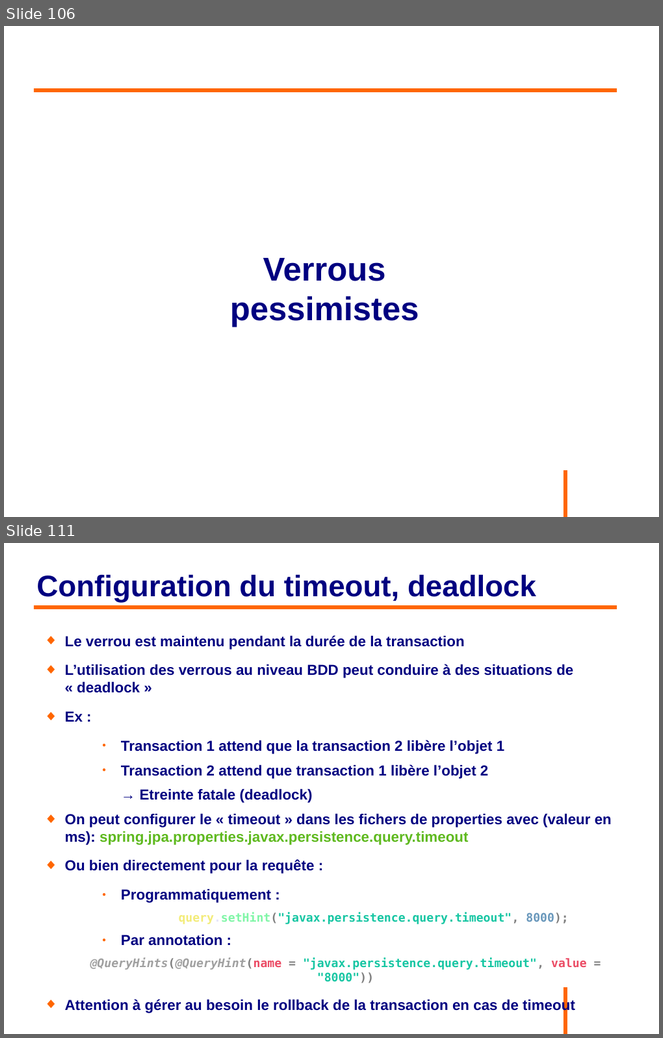
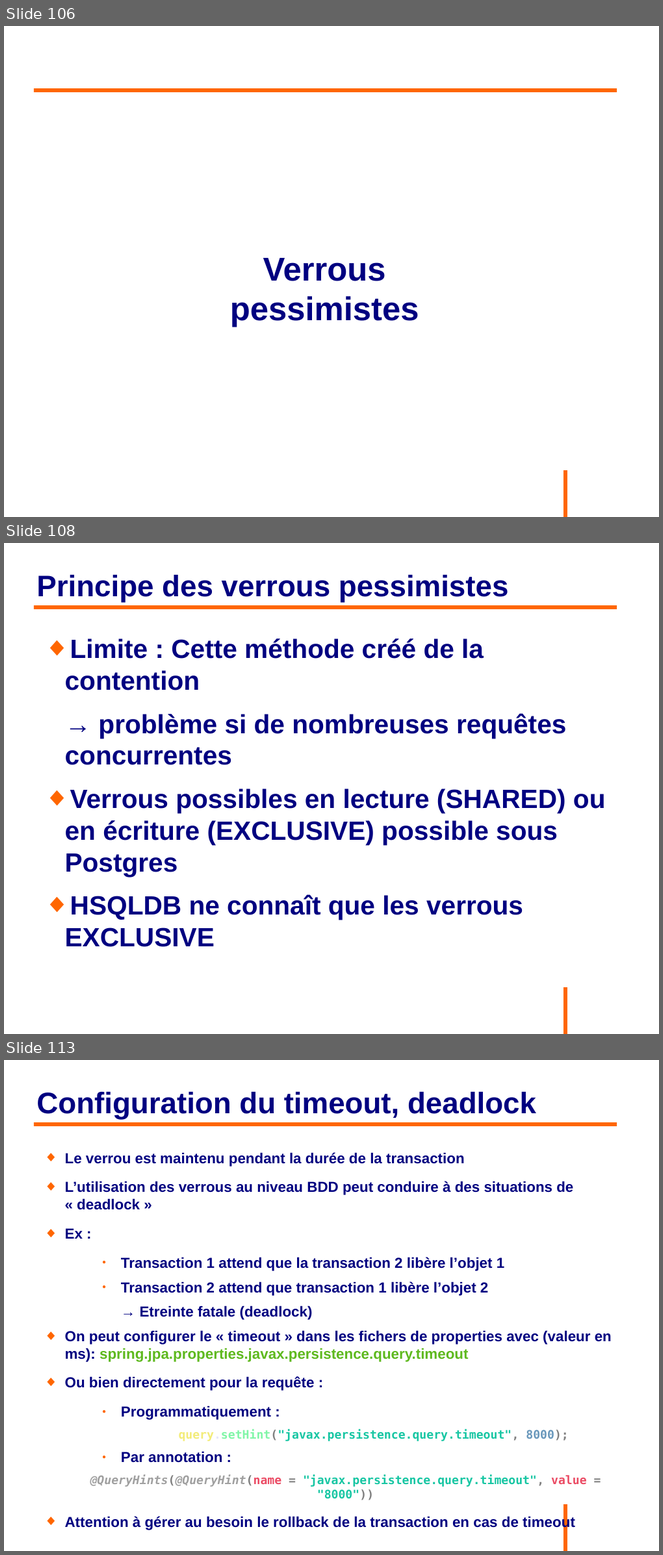
Before and after one commit to philphils/formation-hibernate-avancee, a slide deck: Documentation/diapo_formation_hibernate_avancee.odp. Shown one above the other, each under a label of ours: slides 106 and 111 before the commit, slides 106, 108 and 113 after it; the slides between them are not shown. The pictures are 663x1038 and 663x1555 pixels, drawn with LibreOffice and Linux fonts; fonts in the diff are those of the drawing; background and template pictures are left out. Boxes give left, top, right and bottom in pixels: in the first picture for what was removed or moved away, otherwise in the second. Text is boxed around its words. In the diff, an @@ line names an element or a change of style, - is before the commit and + after.

```diff
--- a/Documentation/diapo_formation_hibernate_avancee.odp
+++ b/Documentation/diapo_formation_hibernate_avancee.odp
@@ slide 108 added at box(4, 543, 659, 1034), background #FFFFFF; not listed: 1 template element that a slide beside it also shows @@
@@ title added at box(36, 575, 509, 603), 36 pt, text #000080, bold @@
+Principe des verrous pessimistes
@@ line added from (34, 607) to (618, 607), #FF6600 4.54 pt @@
@@ text added at box(65, 639, 606, 947), 32 pt, text #000080, bold @@
+◆ Limite : Cette méthode créé de la contention
+→ problème si de nombreuses requêtes concurrentes
+◆ Verrous possibles en lecture (SHARED) ou en écriture (EXCLUSIVE) possible sous Postgres
+◆ HSQLDB ne connaît que les verrous EXCLUSIVE
@@ what was slide 111 is now slide 113 @@
```
Also in this commit, not shown: 4 slides changed, 1 other slide added.
